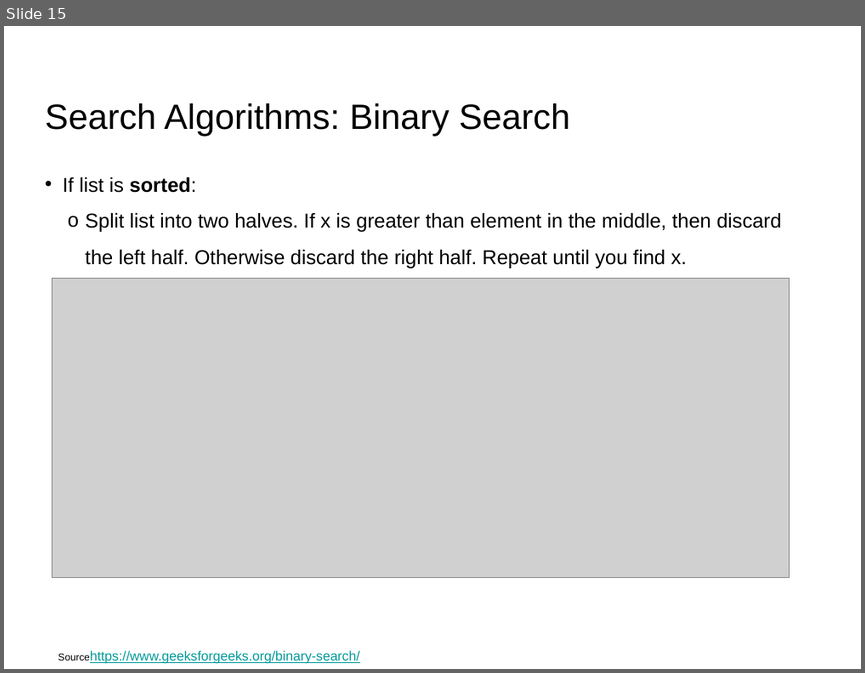
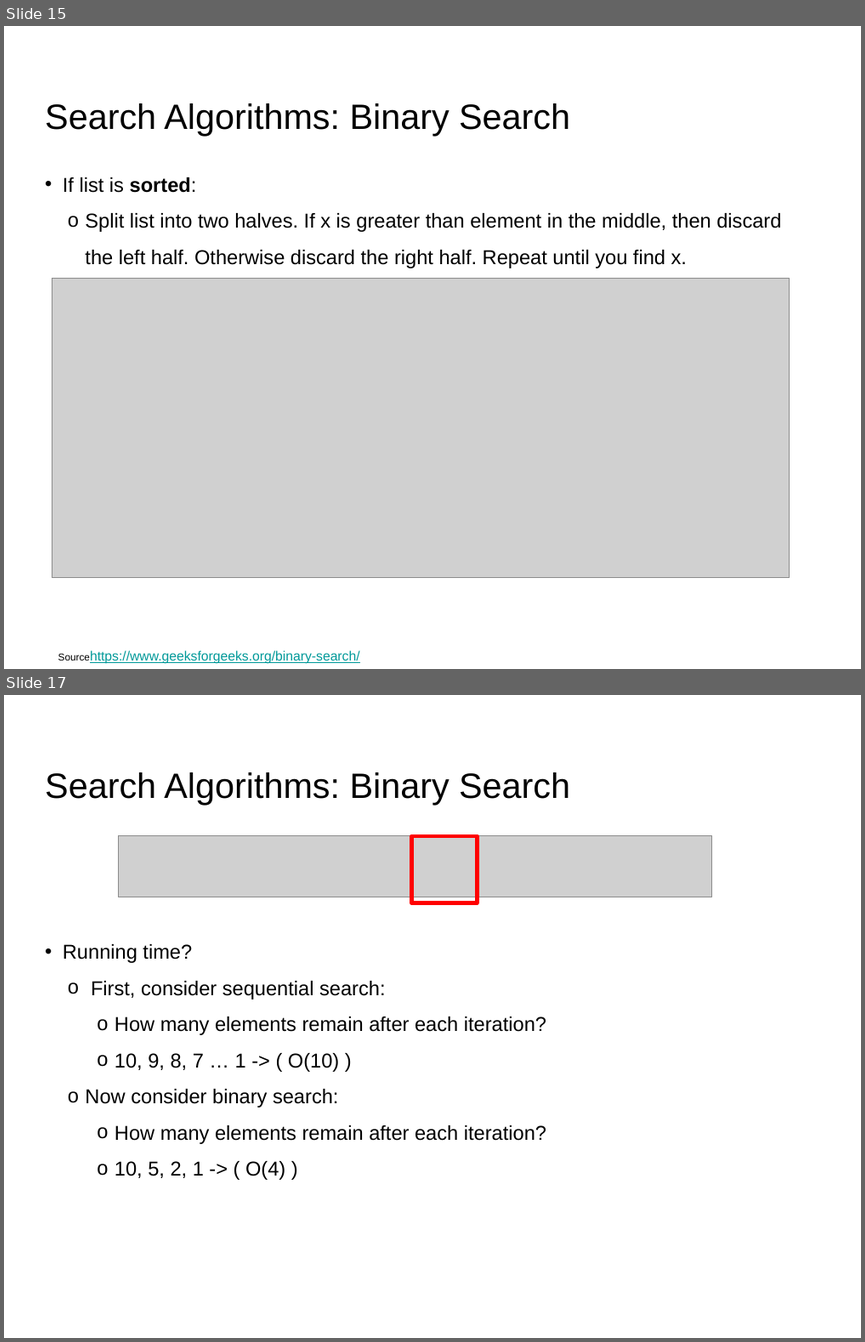
Before and after one commit to UCLA-LACC-21/M2_Algorithms, a slide deck: Algorithms_Module2_LACC21_part2.pptx. Shown one above the other, each under a label of ours: slide 15 before the commit, slides 15 and 17 after it; the slides between them are not shown. The pictures are 865x673 and 865x1342 pixels, drawn with LibreOffice and Linux fonts; fonts in the diff are those of the drawing; grey boxes stand for pictures. Boxes give left, top, right and bottom in pixels: in the first picture for what was removed or moved away, otherwise in the second. Text is boxed around its words. In the diff, an @@ line names an element or a change of style, - is before the commit and + after.

```diff
--- a/Algorithms_Module2_LACC21_part2.pptx
+++ b/Algorithms_Module2_LACC21_part2.pptx
@@ slide 17 added at <box>4,695,861,1338</box>, background #FFFFFF @@
@@ title added at <box>45,772,570,805</box>, 42 pt, text #000000 @@
+Search Algorithms: Binary Search
@@ picture added at <box>119,836,712,896</box> @@
@@ rectangle added at <box>412,836,477,903</box>, outline #FF0000 4.5 pt @@
@@ text added at <box>63,944,546,1179</box>, 24 pt, text #000000 @@
+• Running time?
+  o First, consider sequential search:
+    o How many elements remain after each iteration?
+    o 10, 9, 8, 7 … 1 -> ( O(10) )
+  o Now consider binary search:
+    o How many elements remain after each iteration?
+    o 10, 5, 2, 1 -> ( O(4) )
```
Also in this commit, not shown: 3 other slides added.
